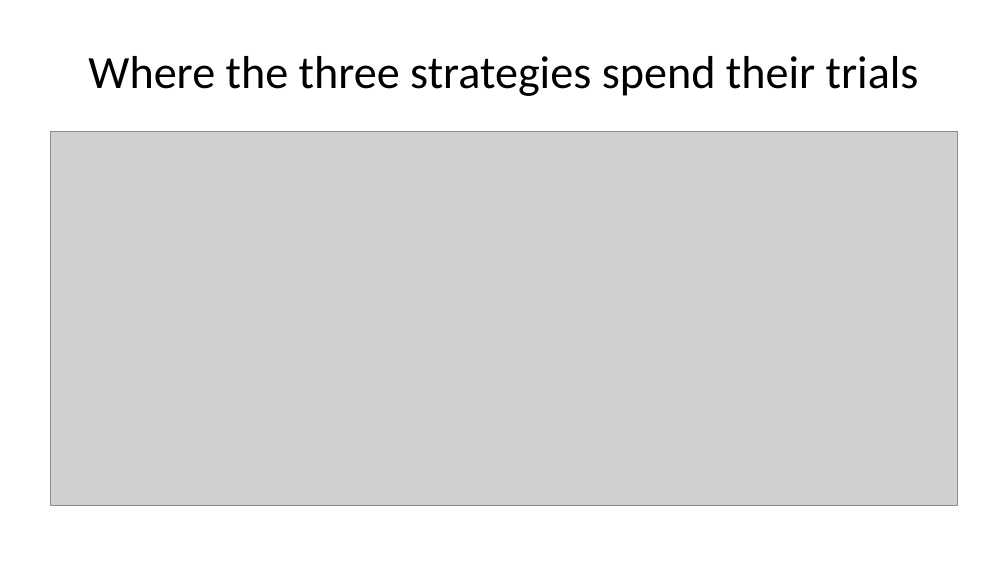
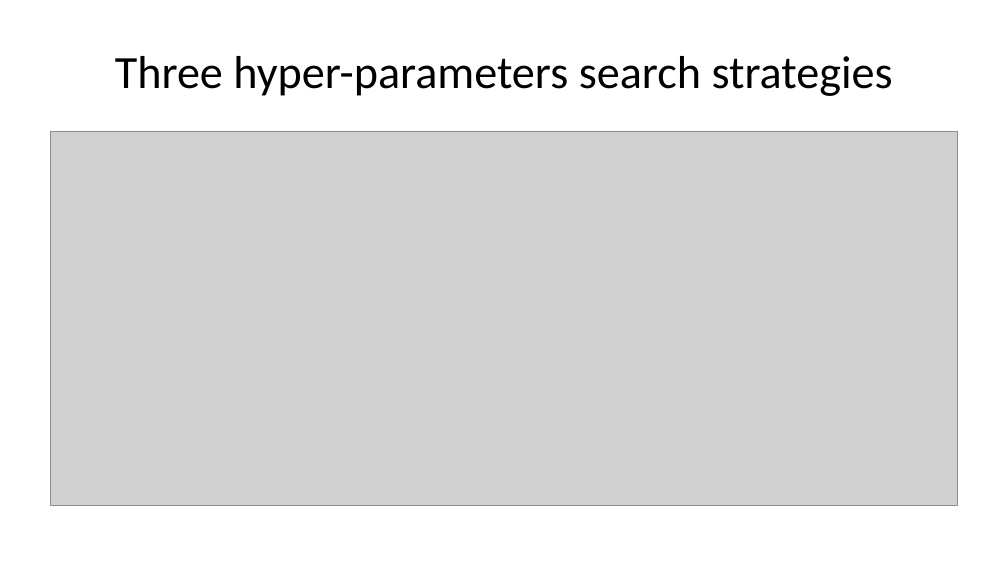
Before and after one commit to pauldubois98/AdcancedTopicsDataScience2026, a slide deck: slide 35 of Course03/slides.pptx. Drawn at 1008x567 pixels with LibreOffice and Linux fonts; fonts in the diff are those of the drawing; grey boxes stand for pictures. Boxes give left, top, right and bottom in pixels: in the first picture for what was removed or moved away, otherwise in the second. Text is boxed around its words. In the diff, an @@ line names an element or a change of style, - is before the commit and + after.

```diff
--- a/Course03/slides.pptx
+++ b/Course03/slides.pptx
@@ title at [115, 56, 893, 96]: text changed @@
-Where the three strategies spend their trials
+Three hyper-parameters search strategies
```
Also in this commit, not shown: 26 other slides changed, 28 slides added, 15 slides removed, 1 other file.
